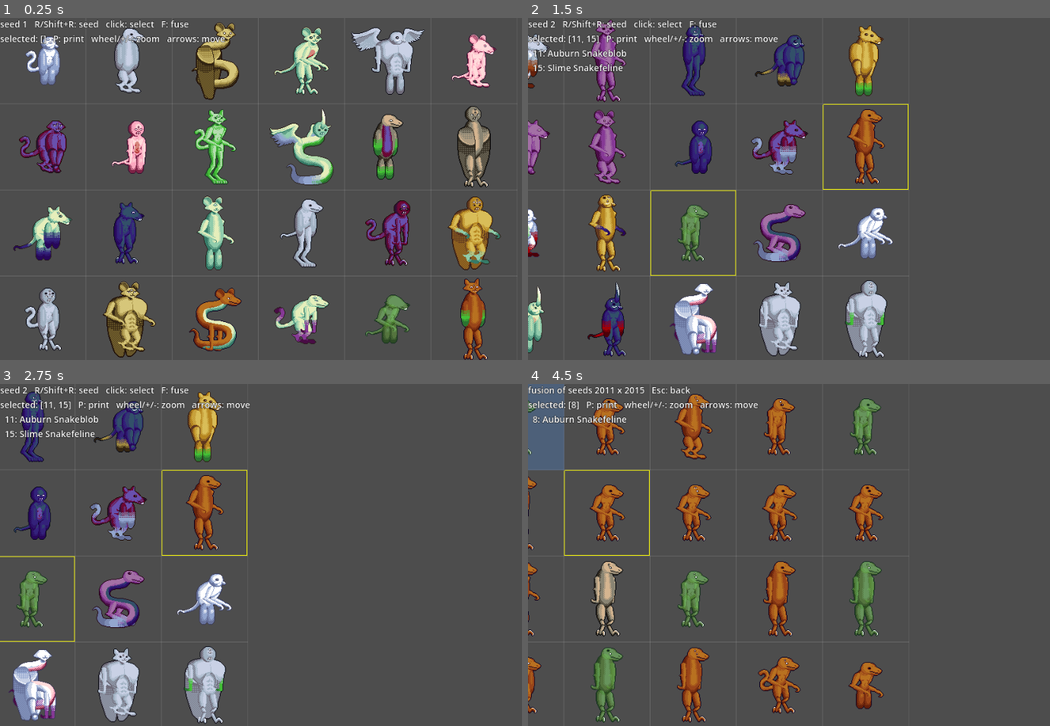
Above: before the commit, frames 1-4 (two rows, left to right).
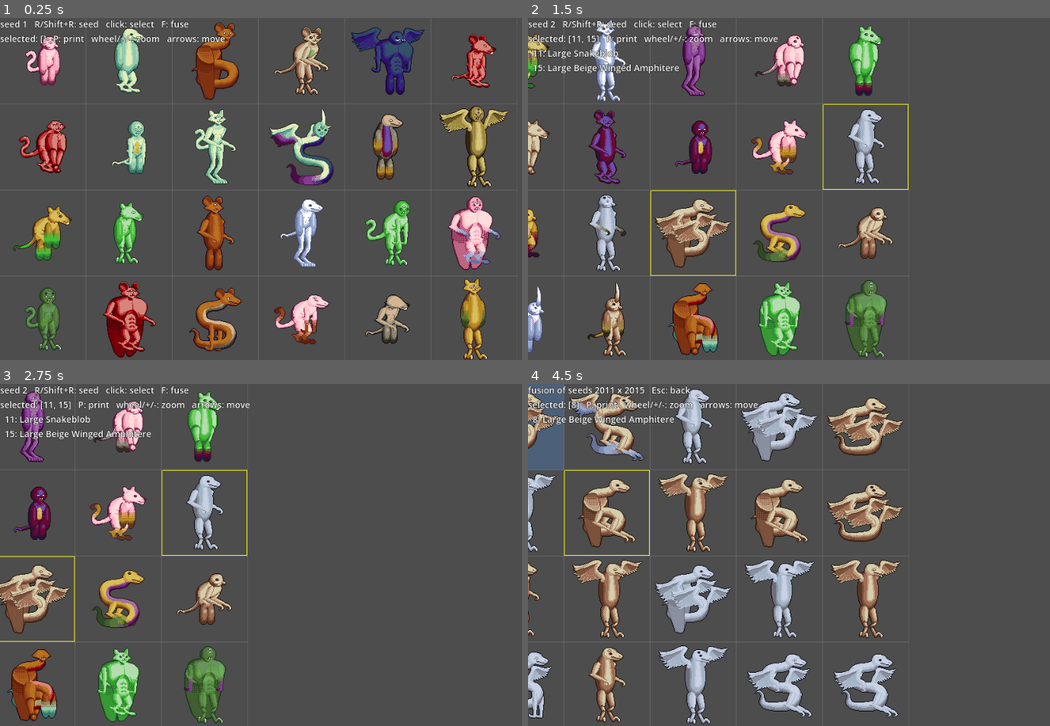
Above: after the commit, the same moments.

Repository: KT0mi/creature_feature_test
Game: Godot game, scene res://debug/creature_lab.tscn
The game is run twice, just before and just after one commit, with the same random seed, the same clock (stepped at 60 frames per second) and the same inputs.
Inputs (mouse positions are in pixels of both pictures, inside the frame that each line leads up to):
- Up to frame 1 (0.25 s): no input
- Up to frame 2 (1.5 s): tap Enter at 0.5 s; move the mouse to (966, 171) at 0.52 s; hold Right 0.53-1.25 s; tap R at 0.6 s; click (966, 171) at 0.67 s; drag from (710, 206) to (799, 257) at 1.27 s
- Up to frame 3 (2.75 s): tap Space at 2 s; move the mouse to (365, 479) at 2.02 s; hold Right from 2.03 s (still down); tap P at 2.1 s
- Up to frame 4 (4.5 s): release Right at 2.75 s; drag from (799, 623) to (648, 503) at 2.77 s; tap Enter at 3.5 s; move the mouse to (1013, 606) at 3.52 s; hold Left 3.53-4.25 s; tap F at 3.6 s; drag from (648, 503) to (742, 469) at 4.27 s

The runs differ from the first frame. In frame 1, 17% of the frame differs, in the area x 2-98%, y 1-100%; in frame 2, 15%; in frame 3, 11%; in frame 4, 22%, in the area x 0-72%, y 1-100%.

Commit message:
Added some new palettes;

Diff:
--- a/creatures/naming/naming.tres
+++ b/creatures/naming/naming.tres
@@ -46,9 +46,16 @@
 name = "Blob"
 metadata/_custom_type_script = "uid://dggtt1osusvfb"
 
+[sub_resource type="Resource" id="Resource_7p6y1"]
+script = ExtResource("2_ec6qq")
+head = &"head_beetleon"
+torso = &"torso_beetleon"
+name = "Beetleon"
+metadata/_custom_type_script = "uid://dggtt1osusvfb"
+
 [resource]
 script = ExtResource("3_53if0")
-fixed_names = Array[ExtResource("2_ec6qq")]([SubResource("Resource_ec6qq"), SubResource("Resource_53if0"), SubResource("Resource_u0jhs"), SubResource("Resource_pofu8")])
+fixed_names = Array[ExtResource("2_ec6qq")]([SubResource("Resource_ec6qq"), SubResource("Resource_53if0"), SubResource("Resource_u0jhs"), SubResource("Resource_pofu8"), SubResource("Resource_7p6y1")])
 small_height = 64
 small_word = "Tiny"
 large_word = "Large"
--- /dev/null
+++ b/creatures/palettes/palette_orange.tres
@@ -0,0 +1,10 @@
+[gd_resource type="Resource" script_class="CreaturePalette" format=3 uid="uid://c17rbygoxhkd2"]
+
+[ext_resource type="Script" uid="uid://de7qplmr6rrvn" path="res://core/creature_palette.gd" id="1_y2g0e"]
+
+[resource]
+script = ExtResource("1_y2g0e")
+id = &"beige"
+display_name = "Beige"
+ramp = PackedColorArray(0.09857615, 0.053019524, 0.022287386, 1, 0.35019356, 0.21245232, 0.14130354, 1, 0.62, 0.43462, 0.33479998, 1, 0.84, 0.8064, 0.672, 1)
+metadata/_custom_type_script = "uid://de7qplmr6rrvn"
--- a/creatures/parts/torso/torso_amphitere/torso_amphitere.tres
+++ b/creatures/parts/torso/torso_amphitere/torso_amphitere.tres
@@ -58,7 +58,7 @@
 script = ExtResource("2_5qnfr")
 name = &"wing_near_3"
 accepts_type = PackedStringArray("wing", "arm")
-forbidden_tags = PackedStringArray("far")
+forbidden_tags = PackedStringArray("far", "big")
 positions = Array[Vector2i]([Vector2i(60, 54)])
 chance = 0.4
 z_offset = 3
@@ -68,7 +68,7 @@
 script = ExtResource("2_5qnfr")
 name = &"wing_far_3"
 accepts_type = PackedStringArray("wing", "arm")
-forbidden_tags = PackedStringArray("near")
+forbidden_tags = PackedStringArray("near", "big")
 positions = Array[Vector2i]([Vector2i(70, 54)])
 chance = 0.4
 z_offset = -1
--- a/creatures/parts/torso/torso_beetleon/torso_beetleon.tres
+++ b/creatures/parts/torso/torso_beetleon/torso_beetleon.tres
@@ -18,7 +18,7 @@
 type_weights = Dictionary[StringName, float]({
 &"wing": 0.05
 })
-forbidden_tags = PackedStringArray("far")
+forbidden_tags = PackedStringArray("far", "back")
 positions = Array[Vector2i]([Vector2i(5, 12)])
 z_offset = 2
 metadata/_custom_type_script = "uid://bfh2awx2qd881"
@@ -30,7 +30,7 @@
 type_weights = Dictionary[StringName, float]({
 &"wing": 0.05
 })
-forbidden_tags = PackedStringArray("near")
+forbidden_tags = PackedStringArray("near", "back")
 positions = Array[Vector2i]([Vector2i(53, 12)])
 z_offset = -2
 copy_from = &"arm_near"
--- a/creatures/parts/torso/torso_catfolk/torso_catfolk.tres
+++ b/creatures/parts/torso/torso_catfolk/torso_catfolk.tres
@@ -18,7 +18,7 @@
 type_weights = Dictionary[StringName, float]({
 &"wing": 0.05
 })
-forbidden_tags = PackedStringArray("far", "big")
+forbidden_tags = PackedStringArray("far", "big", "back")
 positions = Array[Vector2i]([Vector2i(3, 8)])
 z_offset = 2
 metadata/_custom_type_script = "uid://bfh2awx2qd881"
@@ -30,7 +30,7 @@
 type_weights = Dictionary[StringName, float]({
 &"wing": 0.05
 })
-forbidden_tags = PackedStringArray("near", "big")
+forbidden_tags = PackedStringArray("near", "big", "back")
 positions = Array[Vector2i]([Vector2i(23, 8)])
 z_offset = -2
 copy_from = &"arm_near"
--- a/creatures/parts/torso/torso_circle_biped/torso_circle_biped.tres
+++ b/creatures/parts/torso/torso_circle_biped/torso_circle_biped.tres
@@ -18,7 +18,7 @@
 type_weights = Dictionary[StringName, float]({
 &"wing": 0.05
 })
-forbidden_tags = PackedStringArray("far")
+forbidden_tags = PackedStringArray("far", "back")
 positions = Array[Vector2i]([Vector2i(5, 16)])
 metadata/_custom_type_script = "uid://bfh2awx2qd881"
 
@@ -29,7 +29,7 @@
 type_weights = Dictionary[StringName, float]({
 &"wing": 0.05
 })
-forbidden_tags = PackedStringArray("near")
+forbidden_tags = PackedStringArray("near", "back")
 positions = Array[Vector2i]([Vector2i(29, 16)])
 z_offset = -1
 copy_from = &"arm_near"
--- a/creatures/parts/torso/torso_ratfolk/torso_ratfolk.tres
+++ b/creatures/parts/torso/torso_ratfolk/torso_ratfolk.tres
@@ -18,7 +18,7 @@
 type_weights = Dictionary[StringName, float]({
 &"wing": 0.05
 })
-forbidden_tags = PackedStringArray("far")
+forbidden_tags = PackedStringArray("far", "back")
 positions = Array[Vector2i]([Vector2i(24, 12)])
 z_offset = 2
 metadata/_custom_type_script = "uid://bfh2awx2qd881"
@@ -30,7 +30,7 @@
 type_weights = Dictionary[StringName, float]({
 &"wing": 0.05
 })
-forbidden_tags = PackedStringArray("near")
+forbidden_tags = PackedStringArray("near", "back")
 positions = Array[Vector2i]([Vector2i(36, 12)])
 z_offset = -2
 copy_from = &"arm_near"
Not shown, added: addons/creature_tools/part/part_canvas.gd
Not shown, added: addons/creature_tools/part/part_canvas.gd.uid
Not shown, added: addons/creature_tools/part/part_editor_screen.gd
Not shown, added: addons/creature_tools/part/part_editor_screen.gd.uid
Not shown, changed: addons/creature_tools/plugin.gd
Binary file changed: art_source/creatures/beetleon.ase
